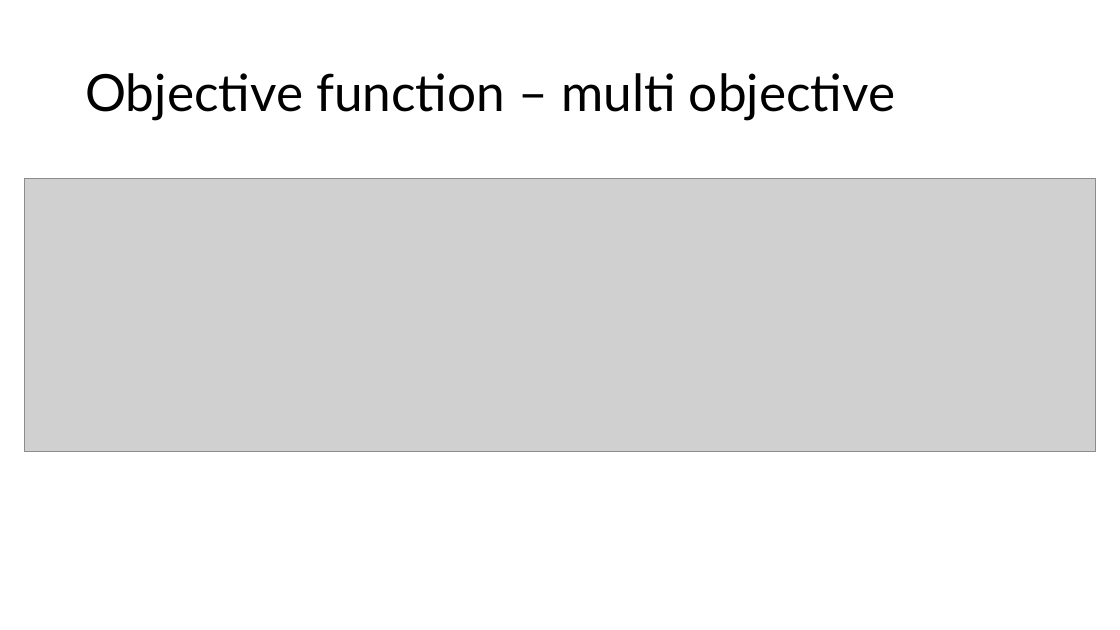
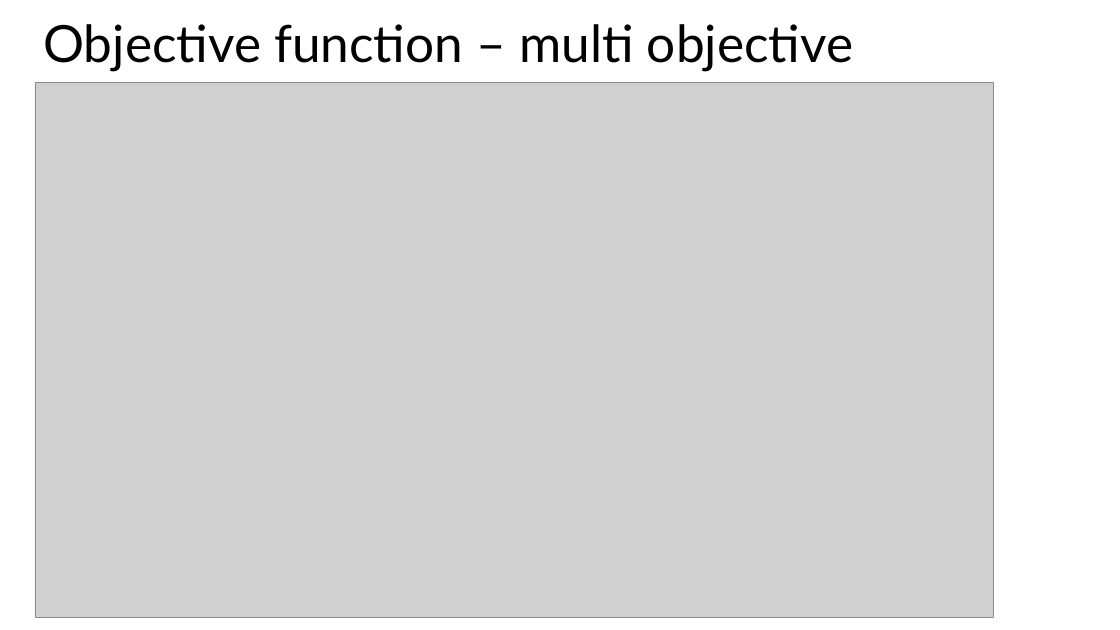
Before and after one commit to amitsaha/optuna-demo, a slide deck: slide 14 of Hyperparameter optimization using Optuna.pptx (slide 13 before the commit). Drawn at 1120x630 pixels with LibreOffice and Linux fonts; fonts in the diff are those of the drawing; grey boxes stand for pictures. Boxes give left, top, right and bottom in pixels: in the first picture for what was removed or moved away, otherwise in the second. Text is boxed around its words. In the diff, an @@ line names an element or a change of style, - is before the commit and + after.

```diff
--- a/Hyperparameter optimization using Optuna.pptx
+++ b/Hyperparameter optimization using Optuna.pptx
@@ title "Objective function – multi objective": place and size @@
-title "Objective function – multi objective" at [85, 73, 895, 120]
+title "Objective function – multi objective" at [43, 24, 853, 72]
@@ picture added at [35, 82, 994, 617] @@
@@ picture removed at [24, 178, 1096, 452] @@
```
Also in this commit, not shown: 2 other slides changed, 3 slides added, 4 other files.
